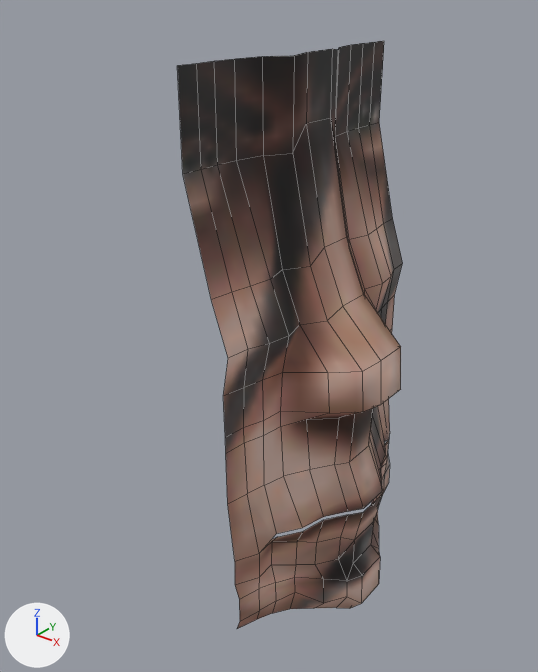
An edit to the Blender file modelsrc/playerblends/generic_head.blend, drawn before and after from the same camera.
Before and after are seen from a camera (50 mm lens) standing at (3.78, -2.85, 11.11) and looking at (1.48, 0.02, 9.33). Every picture has the same lights, and +X, +Y and +Z are marked at lower left. Mesh edges are drawn as thin lines.
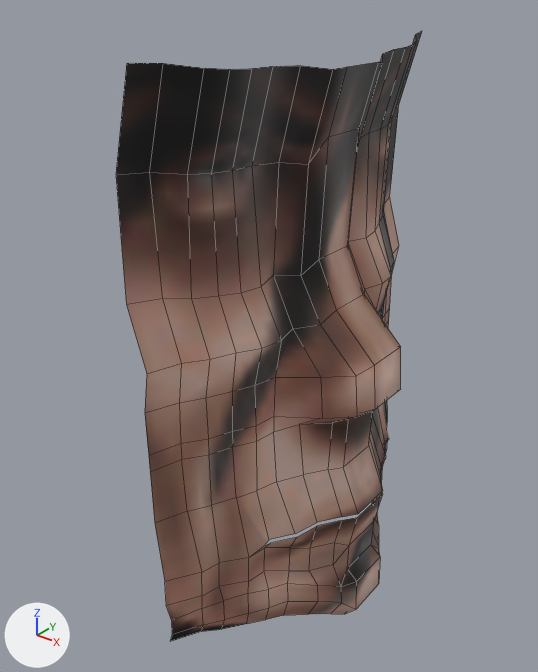
Pixel boxes [x1, y1, x2, y2] of what changed, in the pictures (538 x 672 px):
'Cube', reshaped (35% wider): before [177, 41, 403, 629]; after [116, 31, 422, 642]

The change, as a list of edits to the scene's bpy script:
```text
Change me_cube_001:
    used by ob_cube; location = (0.468, 4.488, 2.782)
    remove me_cube_001.from_pydata(...)  # 204 vertices, 169 faces; spans x 1.02..1.68, y -5.07..-3.45, z 4.83..8.01
    add me_cube_001.from_pydata(...)  # 256 vertices, 217 faces; spans x 0.98..1.68, y -5.41..-3.17, z 4.83..8.04
    me_cube_001 part 1
    13 vertices are removed from x 1.02..1.29, y -5.07..-5.06, z 5.02..8.0
    12 faces are deleted
    59 vertices in x 1.26..1.68, y -4.88..-4.36, z 4.83..6.8 move by (0.0, -0.06, 0.0)
    7 vertices in x 1.22..1.28, y -3.46..-3.45, z 5.26..6.74 move by (-0.06, 0.0, 0.0)
    6 vertices in x 1.17..1.33, y -4.94, z 5.26..7.0 move by (-0.03, -0.06, 0.0)
    6 vertices in x 1.17..1.33, y -3.58, z 5.26..7.0 move by (-0.03, 0.0, 0.0)
    4 vertices in x 1.23..1.32, y -4.94..-4.93, z 5.0..6.29 move by (-0.02, -0.06, 0.0)
    4 vertices in x 1.23..1.32, y -3.6..-3.58, z 5.0..6.29 move by (-0.02, 0.0, 0.0)
    46 vertices move from x 1.02..1.51, y -4.96..-3.45, z 4.98..8.01 to x 1.09..1.51, y -5.02..-3.45, z 5.03..8.01
    60 vertices are added at x 0.98..1.23, y -5.41..-3.17, z 5.03..8.04
    5 new vertices lie (0.0, 0.0, 0.1) away from vertices in x 1.04..1.1, y -5.4..-3.18, z 5.16..6.19
    60 new faces join them
```
